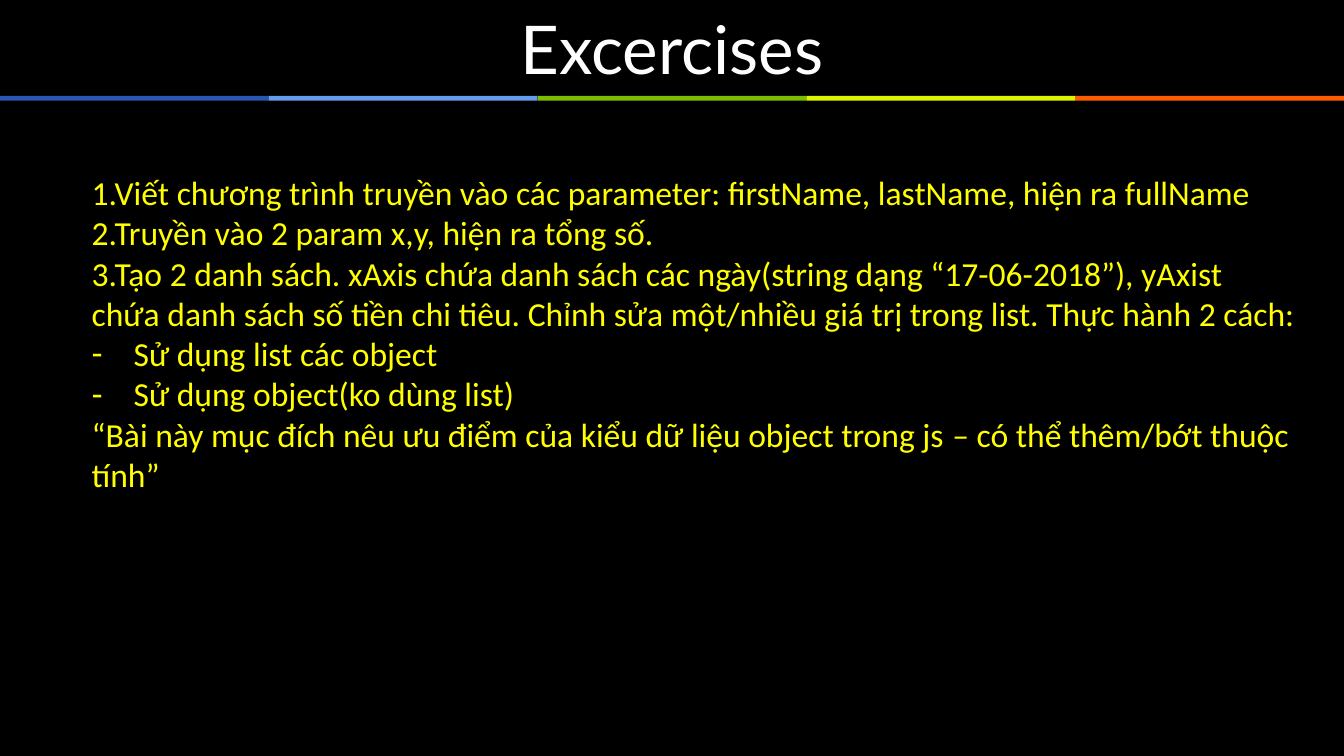
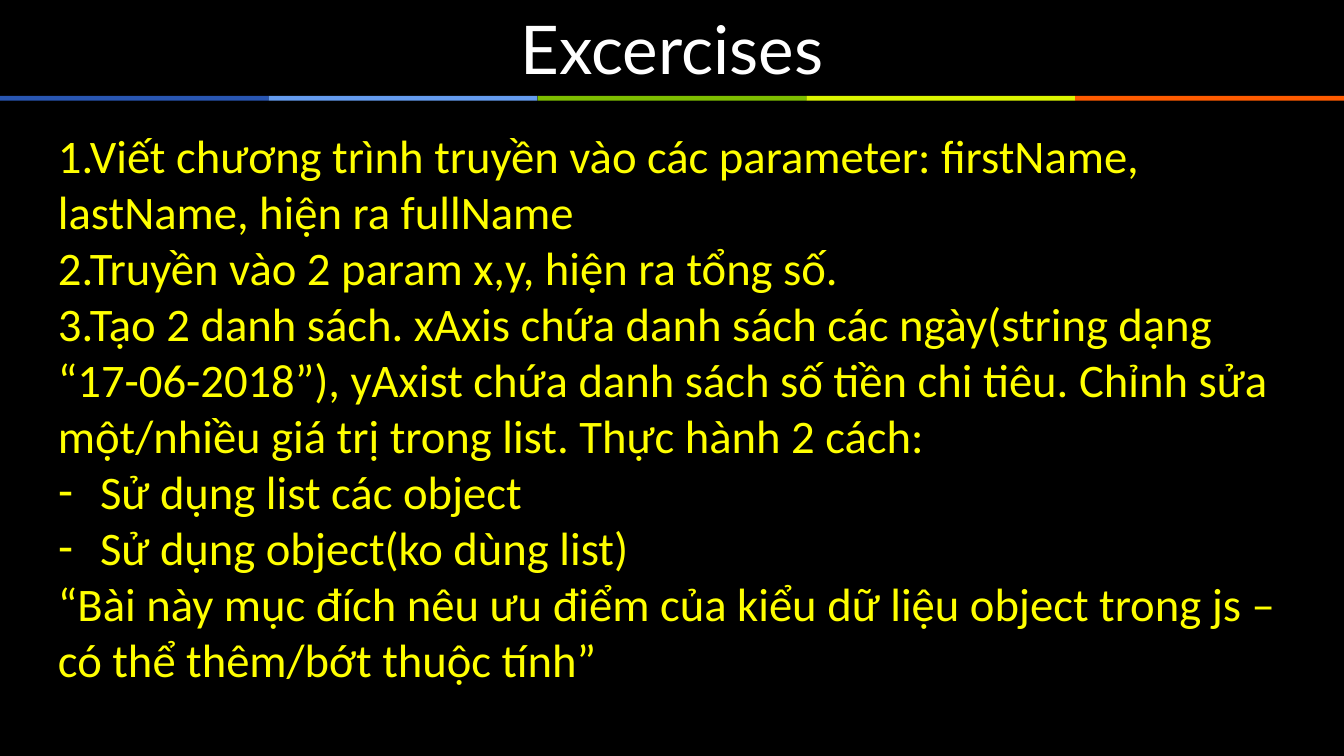
Before and after one commit to sunlight3d/ThucTapNodejsTechmaster, a slide deck: slide 11 of Documents/ThuctapNodejs1.pptx. Drawn at 1344x756 pixels with LibreOffice and Linux fonts; fonts in the diff are those of the drawing. Boxes give left, top, right and bottom in pixels: in the first picture for what was removed or moved away, otherwise in the second. Text is boxed around its words. In the diff, an @@ line names an element or a change of style, - is before the commit and + after.

```diff
--- a/Documents/ThuctapNodejs1.pptx
+++ b/Documents/ThuctapNodejs1.pptx
@@ text "1.Viết chương trình truyền vào ...": place and size @@
-text "1.Viết chương trình truyền vào ..." at box(92, 179, 1294, 488)
+text "1.Viết chương trình truyền vào ..." at box(58, 138, 1268, 685)
@@ text "1.Viết chương trình truyền vào ..." at box(58, 138, 1268, 685): size 18 to 25 pt @@
```
Also in this commit, not shown: 5 other slides changed, 1 slide removed, 15 other files.
